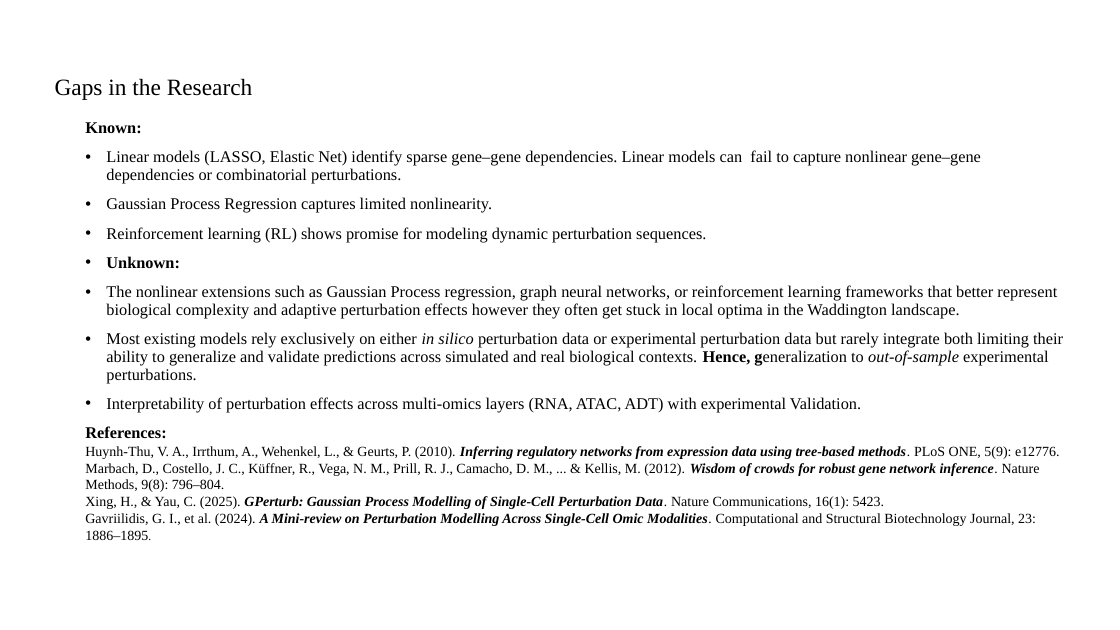
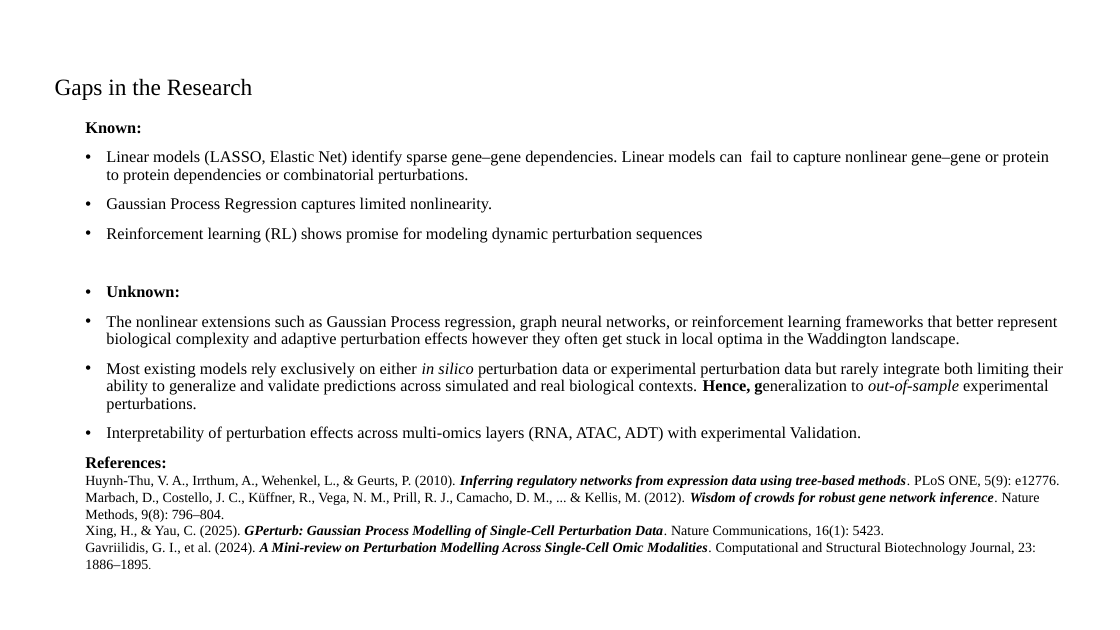
Before and after one commit to boabangf/GNN_RL_gene_trajectory_perturbation, a slide deck: slide 3 of ppt slides for omic codeathon.pptx. Drawn at 1120x630 pixels with LibreOffice and Linux fonts; fonts in the diff are those of the drawing. Boxes give left, top, right and bottom in pixels: in the first picture for what was removed or moved away, otherwise in the second. Text is boxed around its words. In the diff, an @@ line names an element or a change of style, - is before the commit and + after.

```diff
--- a/ppt slides for omic codeathon.pptx
+++ b/ppt slides for omic codeathon.pptx
@@ text at [106, 150, 1049, 184]: text changed @@
-• Linear models (LASSO, Elastic Net) identify sparse gene–gene dependencies. Linear models can fail to capture nonlinear gene–gene dependencies or combinatorial perturbations.
+• Linear models (LASSO, Elastic Net) identify sparse gene–gene dependencies. Linear models can fail to capture nonlinear gene–gene or protein to protein dependencies or combinatorial perturbations.
@@ text at [106, 227, 702, 243]: text changed @@
-• Reinforcement learning (RL) shows promise for modeling dynamic perturbation sequences.
+• Reinforcement learning (RL) shows promise for modeling dynamic perturbation sequences
```
Also in this commit, not shown: 3 other slides changed, 3 slides added, 2 slides removed.
